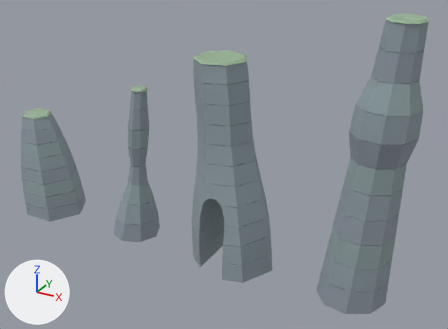
Two versions of the glTF model public/assets/dreamisland/heroes/sea-stack-set.glb, one commit apart.
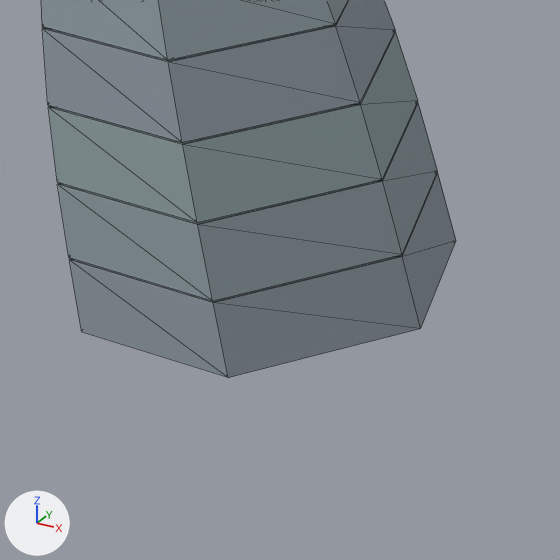
The first picture shows the older version from a 50 mm lens placed at (49.0, -74.5, 53.2), pointed at (7.5, 1.0, 15.5). The close-ups show the older and then the newer version on the part from 3% to 23% of the width and 49% to 76% of the height of that picture. Only the edits that show in the close-ups are written down. Every picture has the same lights, and +X, +Y and +Z are marked at lower left. The close-ups show mesh edges as thin lines. Where no turn or scale is listed for an object, it has been applied to the vertices.

Script lines for the objects in view, before the commit:
```python
me_stack_18_tapered_block_courses = bpy.data.meshes.new('stack_18_tapered_block_courses')
me_stack_18_tapered_block_courses.from_pydata(...)  # 96 vertices, 160 faces; spans x -5.8..5.5, y -4.8..4.8, z 0.0..17.7
me_stack_18_tapered_block_courses.materials.append(mat_di_mat_concrete)
ob_stack_18_tapered_block_courses = bpy.data.objects.new('stack_18_tapered_block_courses', me_stack_18_tapered_block_courses)
ob_stack_18_tapered_block_courses.location = (-27.0, 0.0, 0.0)
```
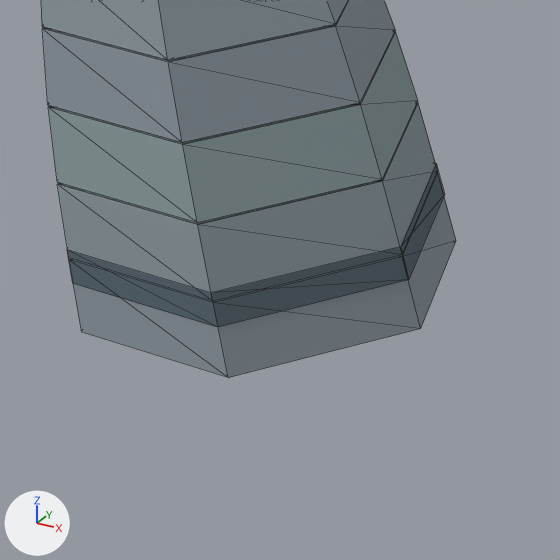
The change, as a diff of the scene's bpy script:
```diff
--- a/public/assets/dreamisland/heroes/sea-stack-set.glb.py
+++ b/public/assets/dreamisland/heroes/sea-stack-set.glb.py
@@ me_stack_18_wave_cut_notch @@
+me_stack_18_wave_cut_notch.from_pydata(...)  # 14 vertices, 12 faces; spans x -5.68..5.25, y -4.71..4.71, z 1.5..2.5
+me_stack_18_wave_cut_notch.materials.append(mat_di_mat_concrete)
@@ ob_stack_18_wave_cut_notch @@
+ob_stack_18_wave_cut_notch = bpy.data.objects.new('stack_18_wave_cut_notch', me_stack_18_wave_cut_notch)
+ob_stack_18_wave_cut_notch.location = (-27.0, 0.0, 0.0)
```

Where the change shows, as pixel boxes (x1, y1, x2, y2) in the close-ups (560 x 560 px):
'stack_18_wave_cut_notch', added (blue): after (67, 164, 445, 327)
